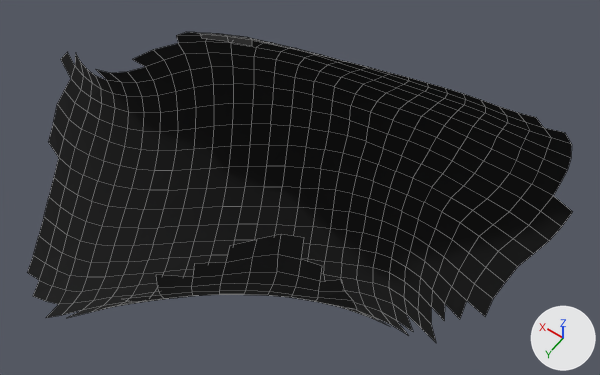
What one commit did to the OBJ model QS_project/data/Remeshing/Last_ex_3_inv/Last_ex_3_inv_Remeshed.obj.
Both versions are drawn from a camera (50 mm lens) standing at (-1.62, 2.14, 6.58) and looking at (-0.01, -0.12, 3.03). Every picture has the same lights, and +X, +Y and +Z are marked at lower right. Mesh edges are drawn as thin lines. Where no turn or scale is listed for an object, it has been applied to the vertices.

Objects in the first picture: 'Last_ex_3_inv_Remeshed'.
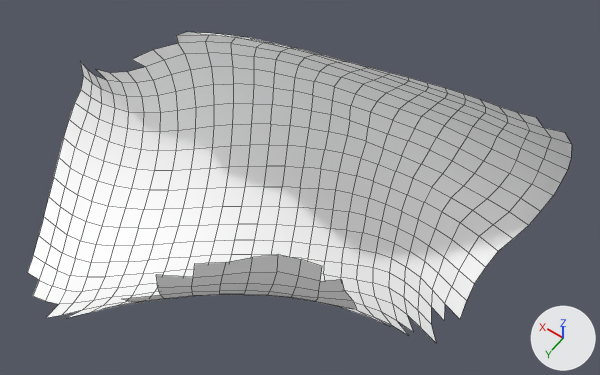
Commit message: Fix Remeshed

Boxes [x1, y1, x2, y2] around the edits, measured in the pictures (600 x 375 px):
'Last_ex_3_inv_Remeshed', reshaped
    before: [27, 32, 573, 342]
    after: [27, 32, 572, 342]
part 1 of me_last_ex_3_inv_remeshed, deleted
    before: [200, 34, 252, 46]
part 2 of me_last_ex_3_inv_remeshed, deleted (black)
    before: [467, 196, 573, 316]
part 3 of me_last_ex_3_inv_remeshed, deleted (black)
    before: [49, 52, 83, 157]
part 4 of me_last_ex_3_inv_remeshed, deleted (black)
    before: [226, 234, 304, 262]
part 5 of me_last_ex_3_inv_remeshed, recoloured (black to white)
    both: [27, 32, 572, 342]

The change, as a list of edits to the scene's bpy script:
```text
Add mat_diffuse_0_0_0_255_002:
    mat_diffuse_0_0_0_255_002 = principled_material('diffuse_0_0_0_255.002')
    mat_diffuse_0_0_0_255_002.base_color = (1.0, 1.0, 1.0)  # white #ffffff
    mat_diffuse_0_0_0_255_002.roughness = 1.0
Change me_last_ex_3_inv_remeshed:
    used by ob_last_ex_3_inv_remeshed; location = (0.0, 0.0, 0.0)
    verts and faces of me_last_ex_3_inv_remeshed; kept vertices keep their numbers, new ones are numbered from 547
    before: 0 (0.37, -0.07, 3.91) at pixel (228, 41), 1 (0.46, 0.01, 3.94) at pixel (202, 38), 2 (0.29, -0.15, 3.87) at pixel (252, 45), 29 (0.54, -0.06, 3.88) at pixel (200, 33), 30 (0.45, -0.15, 3.84) at pixel (227, 36)
    before: 31 (0.37, -0.24, 3.8) at pixel (252, 39)
    before: 107 (-1.08, -1.08, 2.59) at pixel (540, 211), 108 (-1.11, -1.12, 2.72) at pixel (553, 195), 110 (-1.23, -1.06, 2.58) at pixel (561, 226), 111 (-1.24, -1.09, 2.71) at pixel (572, 211), 140 (-1.0, -0.96, 2.39) at pixel (513, 238)
    before: 141 (-1.05, -1.04, 2.48) at pixel (528, 225), 142 (-0.96, -0.88, 2.31) at pixel (498, 251), 143 (-1.2, -1.01, 2.46) at pixel (549, 240), 144 (-1.1, -0.86, 2.29) at pixel (517, 266), 145 (-1.15, -0.94, 2.38) at pixel (533, 253)
    before: 177 (-0.95, -0.76, 2.27) at pixel (485, 267), 178 (-0.94, -0.64, 2.23) at pixel (474, 283), 179 (-1.09, -0.74, 2.25) at pixel (505, 282), 180 (-1.08, -0.63, 2.21) at pixel (493, 298), 210 (-0.96, -0.51, 2.23) at pixel (466, 300)
    before: 213 (-1.09, -0.49, 2.2) at pixel (485, 316)
    before: 409 (1.52, -0.04, 3.17) at pixel (80, 61), 435 (1.53, -0.04, 3.05) at pixel (83, 75), 436 (1.6, -0.08, 3.17) at pixel (75, 52), 437 (1.56, -0.01, 2.94) at pixel (80, 89), 464 (1.63, -0.07, 3.05) at pixel (74, 65)
    before: 465 (1.6, 0.03, 2.84) at pixel (74, 102), 489 (1.74, -0.12, 3.08) at pixel (67, 51), 490 (1.67, -0.05, 2.95) at pixel (70, 78), 491 (1.72, -0.01, 2.85) at pixel (64, 90), 492 (1.61, 0.17, 2.64) at pixel (63, 137)
    before: 493 (1.61, 0.1, 2.74) at pixel (69, 119), 494 (1.58, 0.27, 2.56) at pixel (58, 157), 519 (1.81, -0.1, 2.99) at pixel (60, 59), 520 (1.74, 0.13, 2.66) at pixel (53, 123), 521 (1.76, 0.05, 2.75) at pixel (57, 103)
    before: 523 (1.72, 0.22, 2.57) at pixel (48, 141)
    before: 487 (-0.37, 0.56, 3.52) at pixel (278, 254), 488 (-0.45, 0.49, 3.47) at pixel (301, 259), 515 (-0.2, 0.71, 3.5) at pixel (226, 262), 516 (-0.29, 0.63, 3.52) at pixel (252, 257), 517 (-0.45, 0.47, 3.61) at pixel (304, 237)
    before: 518 (-0.37, 0.53, 3.65) at pixel (281, 234), 544 (-0.21, 0.68, 3.61) at pixel (230, 245), 545 (-0.3, 0.6, 3.63) at pixel (257, 239)
    remove me_last_ex_3_inv_remeshed.from_pydata(...)  # 547 vertices, 491 faces; spans x -1.24..1.81, y -1.14..1.19, z 2.2..3.94
    add me_last_ex_3_inv_remeshed.from_pydata(...)  # 523 vertices, 472 faces; spans x -1.13..1.61, y -1.14..1.19, z 2.23..3.88
    me_last_ex_3_inv_remeshed part 1
    add delete_vertices([0, 1, 2])  # with the faces that use them
    me_last_ex_3_inv_remeshed part 2
    add delete_vertices([110, 111, 143, 144, 145, 179, 180, 213])  # with the faces that use them
    me_last_ex_3_inv_remeshed part 3
    add delete_vertices([436, 464, 489, 490, 491, 519, 520, 521, 523])  # with the faces that use them
    me_last_ex_3_inv_remeshed part 4
    add delete_vertices([517, 518, 544, 545])  # with the faces that use them
    me_last_ex_3_inv_remeshed part 5: 472 faces spanning x -1.13..1.61, y -1.14..1.19, z 2.23..3.88 switch from mat_diffuse_0_0_0_255 (black #000000) to mat_diffuse_0_0_0_255_002 (white #ffffff)
```
